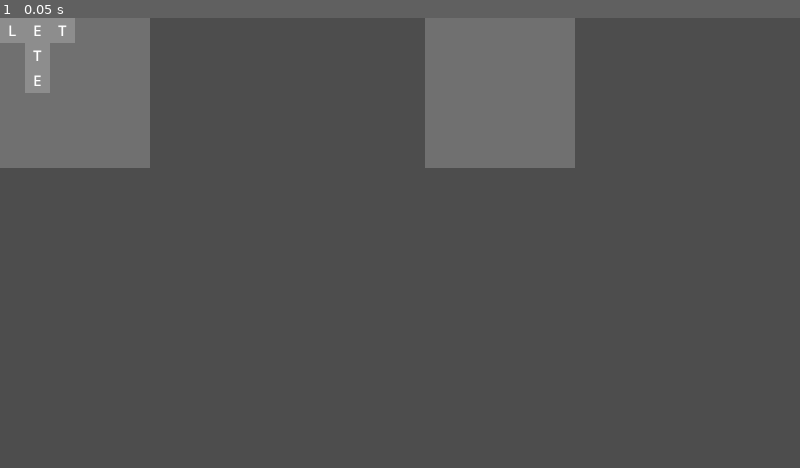
Above: before the commit, frame 1.
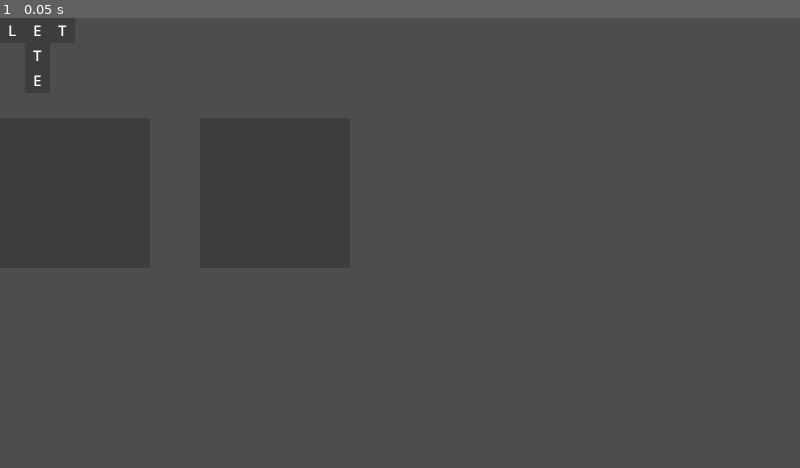
Above: after the commit, the same moment.

Repository: kamikoloss/letters
Game: Godot game, scene res://scenes/game/game.tscn
The game is run twice, just before and just after one commit, with the same random seed, the same clock (stepped at 60 frames per second) and the same inputs.
Inputs:
- Up to frame 1 (0.05 s): no input

The runs differ from the first frame. In frame 1, 12% of the frame differs, in the area x 0-72%, y 0-34%.

Commit message:
ドラッグ実装をオレオレに切り替えた

Diff:
--- a/client/components/cell.gd
+++ b/client/components/cell.gd
@@ -1,16 +1,73 @@
 class_name Cell
 extends Control
-## 呪文の文字の1マス分
+## 呪文の1マス分 (= 1文字分)
+## 格納側もこのクラスの集まりで表現する
+
+## マウスポインタが 入った/外れた とき
+signal hovered # (on: bool)
+## ドラッグを 開始/終了 したとき
+signal dragged # (on: bool)
+## 他の Cell に 入った/外れた とき
+signal cell_entered # (on: bool)
 
 ## Cell の大きさ (px)
 ## TODO: 決め打ちでいいのだろうか？
 const CELL_SIZE = Vector2(40, 40)
 
+## 格納側かどうか
+## true: 呪文格納側, false: 呪文側
+@export var is_holder := false
+
 @export var _label: Label
 @export var _bg: ColorRect
+@export var _area: Area2D
+
+## ドロップできるかどうか (1マス分)
+var can_drop := false
+
 
 ## 呪文の1文字
 var letter := "":
     set(v):
         letter = v
         _label.text = v
+
+
+func _ready() -> void:
+    mouse_entered.connect(_on_mouse_entered)
+    mouse_exited.connect(_on_mouse_exited)
+    _area.area_entered.connect(_on_area_entered)
+    _area.area_exited.connect(_on_area_exited)
+
+
+func _gui_input(event: InputEvent) -> void:
+    if event is InputEventMouseButton:
+        if event.button_index == MOUSE_BUTTON_LEFT:
+            dragged.emit(event.pressed)
+
+
+func _on_mouse_entered() -> void:
+    hovered.emit(true)
+
+
+func _on_mouse_exited() -> void:
+    hovered.emit(false)
+
+
+func _on_area_entered(area: Area2D) -> void:
+    # TODO: 情報見る
+    can_drop = true
+    cell_entered.emit(true)
+    if can_drop:
+        if is_holder:
+            _bg.color = Color(Color.GREEN, 0.2)
+    else:
+        if is_holder:
+            _bg.color = Color(Color.RED, 0.2)
+
+
+func _on_area_exited(area: Area2D) -> void:
+    can_drop = false
+    cell_entered.emit(false)
+    if is_holder:
+        _bg.color = Color(Color.BLACK, 0.2)
--- a/client/components/cell.tscn
+++ b/client/components/cell.tscn
@@ -1,17 +1,23 @@
-[gd_scene load_steps=2 format=3 uid="uid://davabsbnewlro"]
+[gd_scene load_steps=3 format=3 uid="uid://davabsbnewlro"]
 
 [ext_resource type="Script" uid="uid://cqf7bt41oou48" path="res://components/cell.gd" id="1_e0bep"]
 
-[node name="Cell" type="Control" node_paths=PackedStringArray("_label", "_bg")]
+[sub_resource type="CircleShape2D" id="CircleShape2D_e0bep"]
+
+[node name="Cell" type="Control" node_paths=PackedStringArray("_label", "_bg", "_area")]
 custom_minimum_size = Vector2(40, 40)
 layout_mode = 3
 anchors_preset = 0
+script = ExtResource("1_e0bep")
+_label = NodePath("Label")
+_bg = NodePath("ColorRect")
+_area = NodePath("Area2D")
+
+[node name="ColorRect" type="ColorRect" parent="."]
 offset_right = 40.0
 offset_bottom = 40.0
 mouse_filter = 2
-script = ExtResource("1_e0bep")
-_label = NodePath("Label")
-_bg = NodePath("ColorRect")
+color = Color(0, 0, 0, 0.2)
 
 [node name="Label" type="Label" parent="."]
 layout_mode = 1
@@ -24,9 +30,8 @@
 horizontal_alignment = 1
 vertical_alignment = 1
 
-[node name="ColorRect" type="ColorRect" parent="."]
-layout_mode = 0
-offset_right = 40.0
-offset_bottom = 40.0
-mouse_filter = 2
-color = Color(1, 1, 1, 0.2)
+[node name="Area2D" type="Area2D" parent="."]
+position = Vector2(20, 20)
+
+[node name="CollisionShape2D" type="CollisionShape2D" parent="Area2D"]
+shape = SubResource("CircleShape2D_e0bep")
--- a/client/components/cell_group.gd
+++ b/client/components/cell_group.gd
@@ -10,8 +10,17 @@
 ## 呪文の形を表現する二次元配列 (1 = セルあり, 0 = セルなし)
 ## 例 (T 字型): [[1,1,1],[0,1,0]]
 var shape := []
+## ドラッグできるかどうか
+var can_drag := true
+## ドロップできるかどうか
+var can_drop := true
 ## ドラッグ中かどうか
 var is_dragging := false
+
+## 自身を構成する呪文の文字のリスト
+var _cells: Array[Cell] = []
+## ドラッグを開始した座標
+var _drag_start_global_position: Vector2
 
 
 func _ready() -> void:
@@ -19,43 +28,17 @@
     #letters = "LETTERS"
     #shape = [[1,1,1],[0,1,0]]
 
-    _init_shape()
+    _init_cells()
 
 
-func _notification(what: int) -> void:
-    match what:
-        # ドラッグ開始時
-        NOTIFICATION_DRAG_BEGIN:
-            modulate.a = 0.8
-        # ドラッグ終了時
-        NOTIFICATION_DRAG_END:
-            # ドラッグ失敗時
-            if not get_viewport().gui_is_drag_successful():
-                modulate.a = 1.0
+func _process(delta: float) -> void:
+    # ドラッグ中の場合
+    if is_dragging:
+        global_position = get_global_mouse_position()
 
 
-## マウスカーソルがオブジェクト内にあるかどうか
-## この結果により _get_drag_data() が発火するかどうかが決まる
-func _has_point(point: Vector2) -> bool:
-    # `point` は CellGroup 内でのローカル座標
-    # 子供の Cell のどれかにカーソルがあるかを判定する
-    for child in get_children():
-        if child is Cell:
-            var rect := Rect2(child.position, Cell.CELL_SIZE)
-            if rect.has_point(point):
-                return true
-    return false
-
-
-func _get_drag_data(at_position: Vector2) -> Variant:
-    #print("_get_drag_data", at_position)
-    var preview := duplicate() as Control
-    set_drag_preview(preview)
-    return { "node": self }
-
-
-## 自身の形状を初期化する
-func _init_shape() -> void:
+## 呪文の文字列と形状を元に初期化する
+func _init_cells() -> void:
     var index := 0
     var cell_x := 0
     var cell_y := 0
@@ -63,10 +46,52 @@
         cell_x = 0
         for col in row:
             if col == 1:
-                var cell := _cell_scene.instantiate()
+                # Cell を作成する
+                var cell: Cell = _cell_scene.instantiate()
+                cell.position = Vector2(cell_x, cell_y)
                 cell.letter = letters[index]
-                cell.position = Vector2(cell_x, cell_y)
                 add_child(cell)
+                _cells.push_back(cell)
                 index += 1
+                # Cell の signal に接続する
+                cell.hovered.connect(_on_hovered)
+                cell.dragged.connect(_on_dragged)
+                cell.cell_entered.connect(_on_cell_entered)
             cell_x += Cell.CELL_SIZE.x
         cell_y += Cell.CELL_SIZE.y
+
+
+func _on_hovered(on: bool) -> void:
+    if not can_drag or is_dragging:
+        return
+
+    #print("_on_hovered(on: %s)" % [on])
+    for cell in _cells:
+        if on:
+            cell.modulate = Color(1, 1, 1, 0.8)
+        else:
+            cell.modulate = Color(1, 1, 1, 1)
+
+
+func _on_dragged(on: bool) -> void:
+    print("_on_dragged(on: %s)" % [on])
+    is_dragging = on
+    # TODO: tween で移動する
+    # TODO: 自身の位置を調整する 全体の中央を算出するとか？
+
+    # ドラッグを開始したとき
+    if on:
+        _drag_start_global_position = global_position
+    # ドラッグを終了したとき
+    else:
+        # ドロップできるとき
+        if can_drop:
+            global_position = snapped(global_position, Cell.CELL_SIZE)
+        else:
+            global_position = _drag_start_global_position
+
+
+func _on_cell_entered(on: bool) -> void:
+    #print("_on_cell_entered(on: %s, area: %s)" % [on, area])
+    # TODO: 衝突先の cell 情報見る
+    can_drop = _cells.all(func(cell: Cell): return cell.can_drop)
--- a/client/components/cell_holder.gd
+++ b/client/components/cell_holder.gd
@@ -1,16 +1,3 @@
 class_name CellHolder
 extends Control
 ## 呪文の文字群を格納するマス目
-
-
-func _can_drop_data(at_position: Vector2, data: Variant) -> bool:
-    #print("_can_drop_data", at_position, data)
-    # TODO: マス目が埋まってないか確認する
-    # TODO: 1文字までなら文字重複を許すようにする
-    return true
-
-
-func _drop_data(at_position: Vector2, data: Variant) -> void:
-    print("_drop_data", at_position, data)
-    if data["node"] is Control:
-        data["node"].position = self.position + snapped(at_position, Cell.CELL_SIZE)
--- a/client/components/cell_holder.tscn
+++ b/client/components/cell_holder.tscn
@@ -22,108 +22,144 @@
 
 [node name="Cell" parent="GridContainer" instance=ExtResource("2_df31j")]
 layout_mode = 2
+is_holder = true
 
 [node name="Cell2" parent="GridContainer" instance=ExtResource("2_df31j")]
 layout_mode = 2
+is_holder = true
 
 [node name="Cell3" parent="GridContainer" instance=ExtResource("2_df31j")]
 layout_mode = 2
+is_holder = true
 
 [node name="Cell4" parent="GridContainer" instance=ExtResource("2_df31j")]
 layout_mode = 2
+is_holder = true
 
 [node name="Cell5" parent="GridContainer" instance=ExtResource("2_df31j")]
 layout_mode = 2
+is_holder = true
 
 [node name="Cell6" parent="GridContainer" instance=ExtResource("2_df31j")]
 layout_mode = 2
+is_holder = true
 
 [node name="Cell7" parent="GridContainer" instance=ExtResource("2_df31j")]
 layout_mode = 2
+is_holder = true
 
 [node name="Cell8" parent="GridContainer" instance=ExtResource("2_df31j")]
 layout_mode = 2
+is_holder = true
 
 [node name="Cell9" parent="GridContainer" instance=ExtResource("2_df31j")]
 layout_mode = 2
+is_holder = true
 
 [node name="Cell10" parent="GridContainer" instance=ExtResource("2_df31j")]
 layout_mode = 2
+is_holder = true
 
 [node name="Cell11" parent="GridContainer" instance=ExtResource("2_df31j")]
 layout_mode = 2
+is_holder = true
 
 [node name="Cell12" parent="GridContainer" instance=ExtResource("2_df31j")]
 layout_mode = 2
+is_holder = true
 
 [node name="Cell13" parent="GridContainer" instance=ExtResource("2_df31j")]
 layout_mode = 2
+is_holder = true
 
 [node name="Cell14" parent="GridContainer" instance=ExtResource("2_df31j")]
 layout_mode = 2
+is_holder = true
 
 [node name="Cell15" parent="GridContainer" instance=ExtResource("2_df31j")]
 layout_mode = 2
+is_holder = true
 
 [node name="Cell16" parent="GridContainer" instance=ExtResource("2_df31j")]
 layout_mode = 2
+is_holder = true
 
 [node name="Cell17" parent="GridContainer" instance=ExtResource("2_df31j")]
 layout_mode = 2
+is_holder = true
 
 [node name="Cell18" parent="GridContainer" instance=ExtResource("2_df31j")]
 layout_mode = 2
+is_holder = true
 
 [node name="Cell19" parent="GridContainer" instance=ExtResource("2_df31j")]
 layout_mode = 2
+is_holder = true
 
 [node name="Cell20" parent="GridContainer" instance=ExtResource("2_df31j")]
 layout_mode = 2
+is_holder = true
 
 [node name="Cell21" parent="GridContainer" instance=ExtResource("2_df31j")]
 layout_mode = 2
+is_holder = true
 
 [node name="Cell22" parent="GridContainer" instance=ExtResource("2_df31j")]
 layout_mode = 2
+is_holder = true
 
 [node name="Cell23" parent="GridContainer" instance=ExtResource("2_df31j")]
 layout_mode = 2
+is_holder = true
 
 [node name="Cell24" parent="GridContainer" instance=ExtResource("2_df31j")]
 layout_mode = 2
+is_holder = true
 
 [node name="Cell25" parent="GridContainer" instance=ExtResource("2_df31j")]
 layout_mode = 2
+is_holder = true
 
 [node name="Cell26" parent="GridContainer" instance=ExtResource("2_df31j")]
 layout_mode = 2
+is_holder = true
 
 [node name="Cell27" parent="GridContainer" instance=ExtResource("2_df31j")]
 layout_mode = 2
+is_holder = true
 
 [node name="Cell28" parent="GridContainer" instance=ExtResource("2_df31j")]
 layout_mode = 2
+is_holder = true
 
 [node name="Cell29" parent="GridContainer" instance=ExtResource("2_df31j")]
 layout_mode = 2
+is_holder = true
 
 [node name="Cell30" parent="GridContainer" instance=ExtResource("2_df31j")]
 layout_mode = 2
+is_holder = true
 
 [node name="Cell31" parent="GridContainer" instance=ExtResource("2_df31j")]
 layout_mode = 2
+is_holder = true
 
 [node name="Cell32" parent="GridContainer" instance=ExtResource("2_df31j")]
 layout_mode = 2
+is_holder = true
 
 [node name="Cell33" parent="GridContainer" instance=ExtResource("2_df31j")]
 layout_mode = 2
+is_holder = true
 
 [node name="Cell34" parent="GridContainer" instance=ExtResource("2_df31j")]
 layout_mode = 2
+is_holder = true
 
 [node name="Cell35" parent="GridContainer" instance=ExtResource("2_df31j")]
 layout_mode = 2
+is_holder = true
 
 [node name="Cell36" parent="GridContainer" instance=ExtResource("2_df31j")]
 layout_mode = 2
+is_holder = true
--- a/client/scenes/game/game.tscn
+++ b/client/scenes/game/game.tscn
@@ -9,7 +9,11 @@
 _cell_group_scene = ExtResource("2_7h61r")
 
 [node name="CellHolder" parent="." instance=ExtResource("3_0sr1o")]
+offset_top = 160.0
+offset_bottom = 160.0
 
 [node name="CellHolder2" parent="." instance=ExtResource("3_0sr1o")]
-offset_left = 680.0
-offset_right = 680.0
+offset_left = 320.0
+offset_top = 160.0
+offset_right = 320.0
+offset_bottom = 160.0
